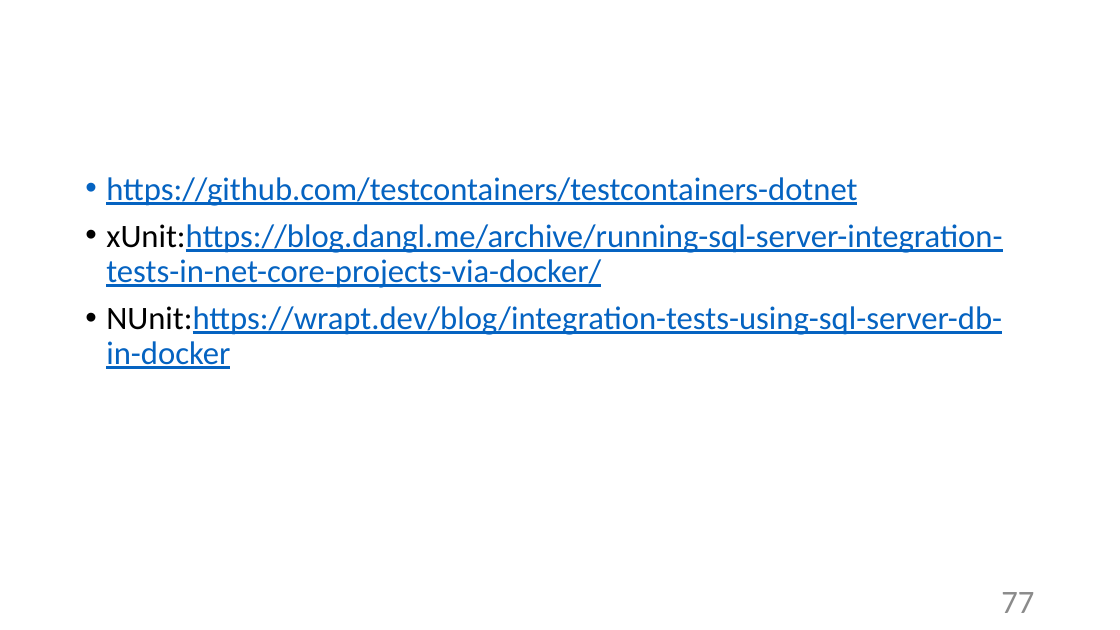
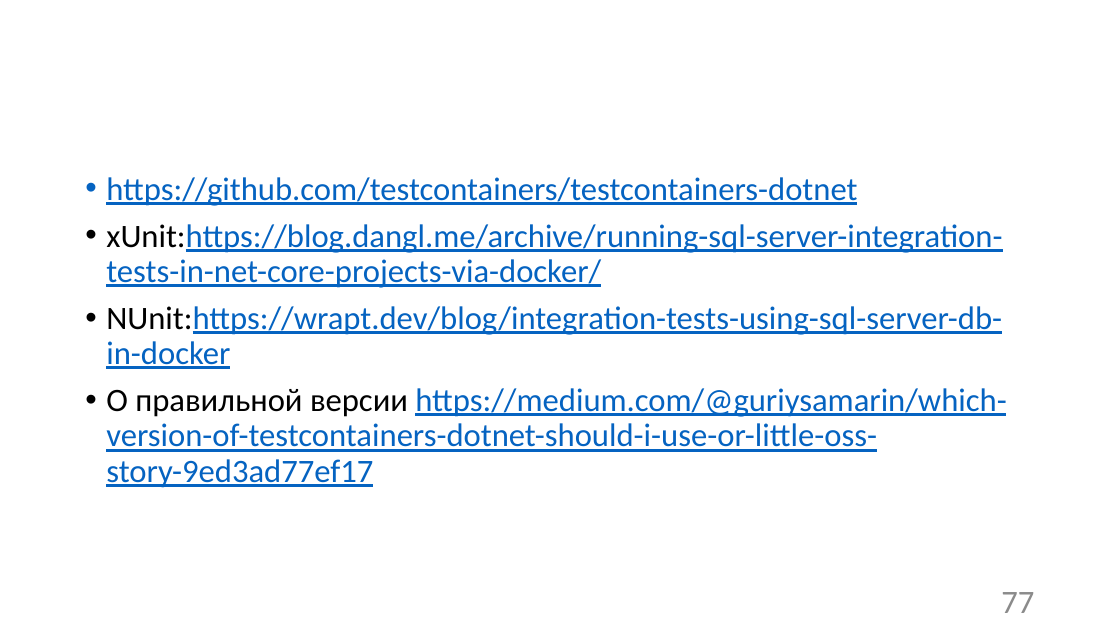
Before and after one commit to Sa1Gur/TestingCodeThatInteractsWithTheDatabase, a slide deck: slide 77 of DbaseInteractionsTesting.Next.pptx. Drawn at 1120x630 pixels with LibreOffice and Linux fonts; fonts in the diff are those of the drawing; background and template pictures are left out. Boxes give left, top, right and bottom in pixels: in the first picture for what was removed or moved away, otherwise in the second. Text is boxed around its words. In the diff, an @@ line names an element or a change of style, - is before the commit and + after.

```diff
--- a/DbaseInteractionsTesting.Next.pptx
+++ b/DbaseInteractionsTesting.Next.pptx
@@ text at (106,388,1006,488): paragraph added @@
+• О правильной версии https://medium.com/@guriysamarin/which-version-of-testcontainers-dotnet-should-i-use-or-little-oss-story-9ed3ad77ef17
```
Also in this commit, not shown: 2 other files.
